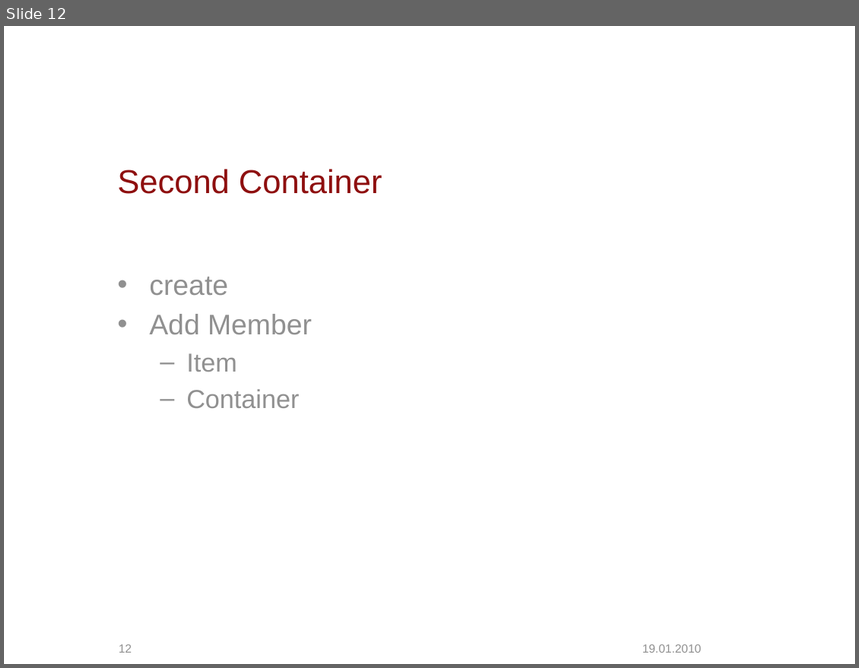
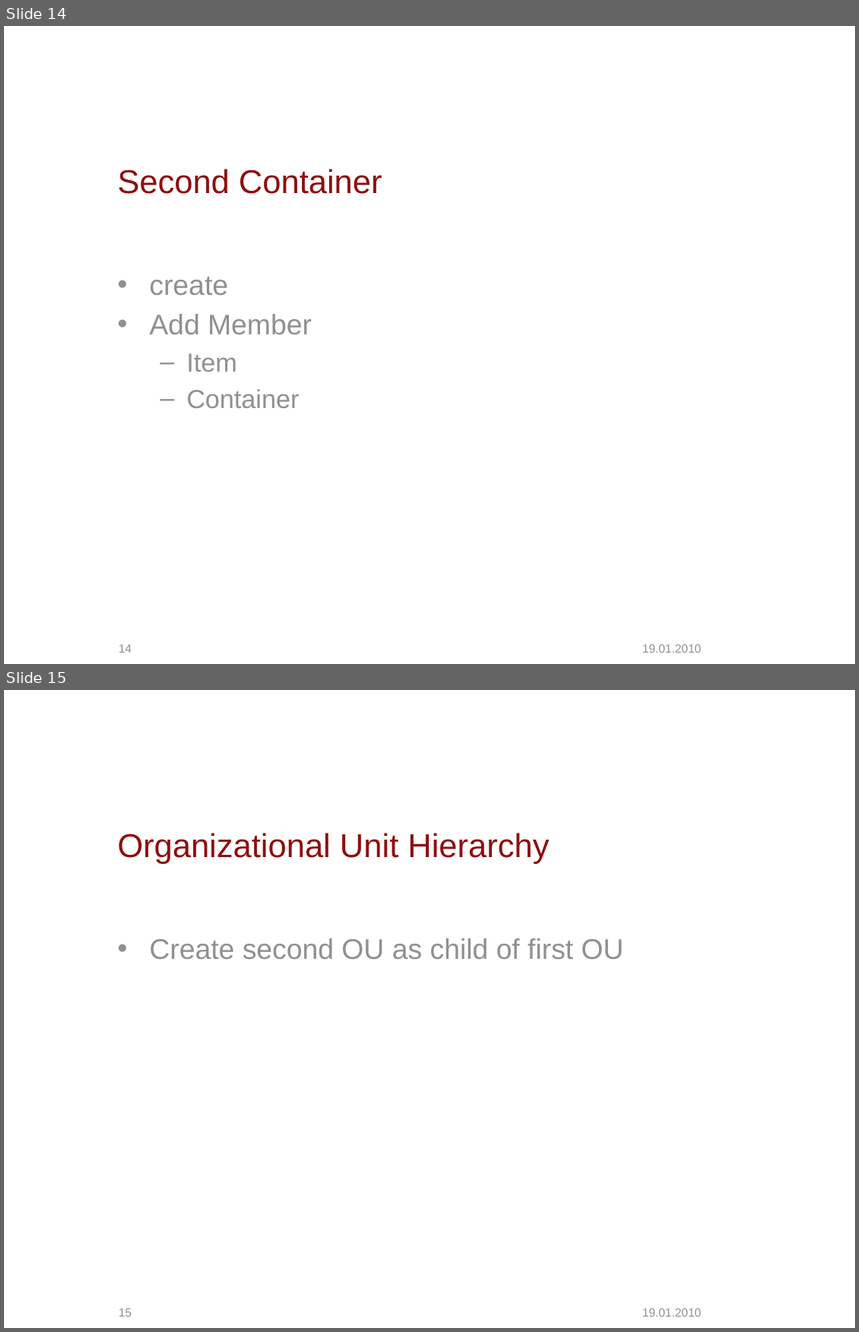
Before and after one commit to escidoc/escidoc-examples-old, a slide deck: doc/presentation.pptx. Shown one above the other, each under a label of ours: slide 12 before the commit, slides 14 and 15 after it. The pictures are 859x668 and 859x1332 pixels, drawn with LibreOffice and Linux fonts; fonts in the diff are those of the drawing; background and template pictures are left out. Boxes give left, top, right and bottom in pixels: in the first picture for what was removed or moved away, otherwise in the second. Text is boxed around its words. In the diff, an @@ line names an element or a change of style, - is before the commit and + after.

```diff
--- a/doc/presentation.pptx
+++ b/doc/presentation.pptx
@@ slide 15 added at [4, 690, 855, 1328], background picture (left out); not listed: 2 template elements that a slide beside it also shows @@
@@ title added at [117, 833, 549, 864], 28 pt, text #8E0F0F @@
+Organizational Unit Hierarchy
@@ text added at [149, 939, 624, 959], 24 pt, text #909090 @@
+• Create second OU as child of first OU
@@ what was slide 12 is now slide 14 @@
@@ page number at [119, 645, 132, 653]: text changed @@
-12
+14
```
Also in this commit, not shown: 9 slides changed, 2 other slides added.
